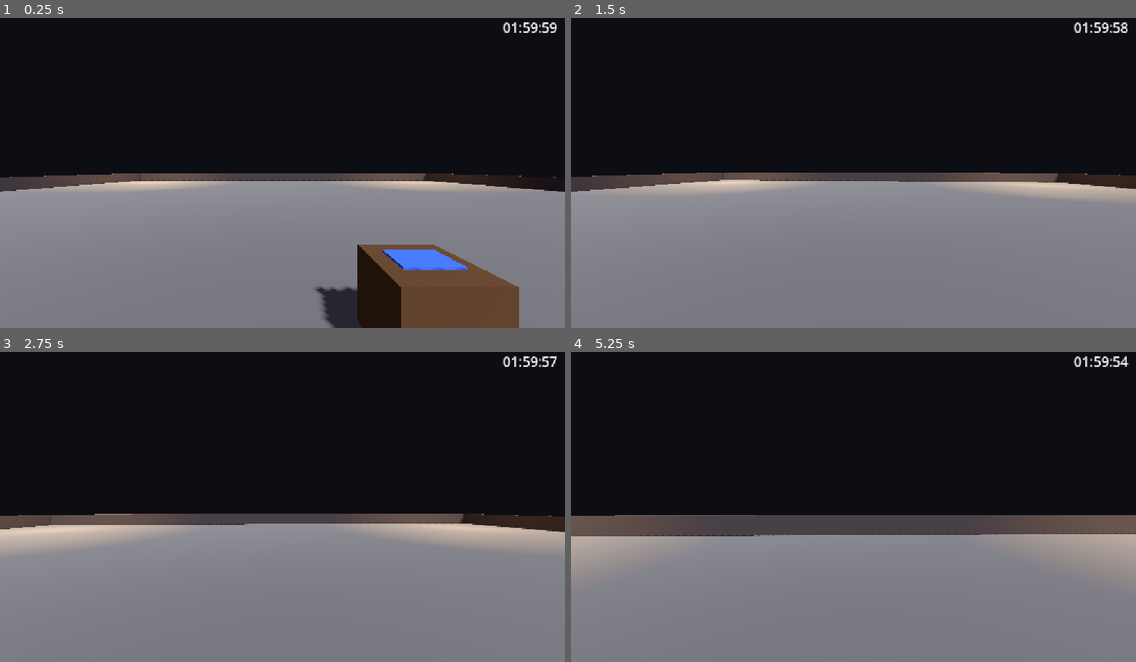
Above: before the commit, frames 1-4 (two rows, left to right).
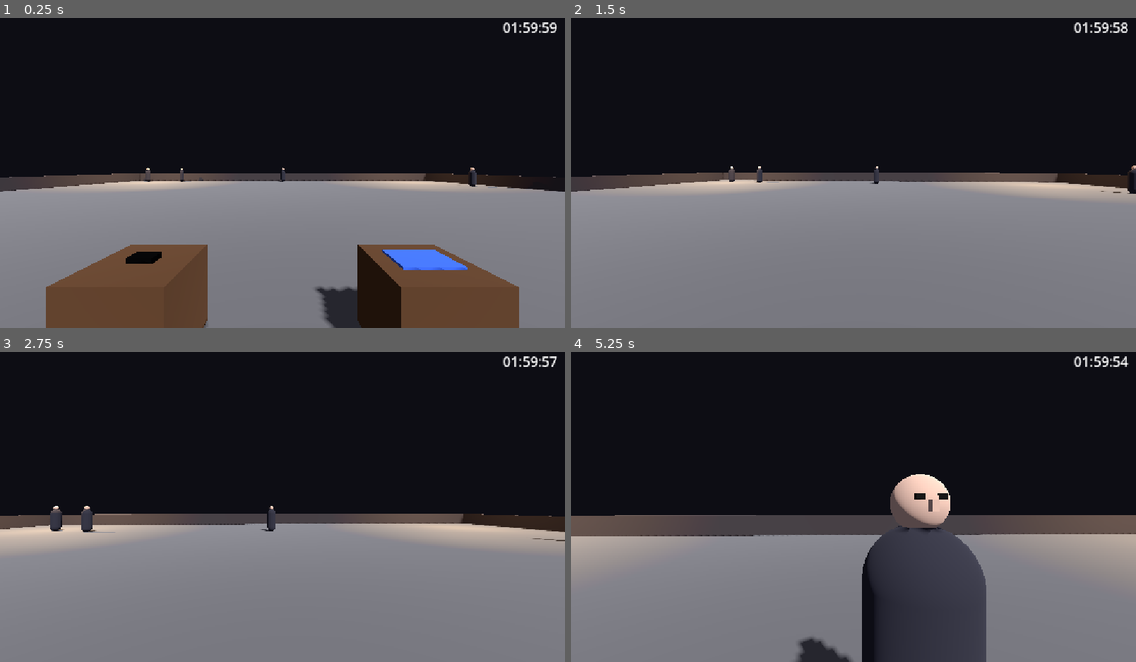
Above: after the commit, the same moments.

Repository: shuhei0916/all-about-time
Game: Godot game, scene res://src/main.tscn
The game is run twice, just before and just after one commit, with the same random seed, the same clock (stepped at 60 frames per second) and the same inputs.
Inputs (mouse positions are in pixels of both pictures, inside the frame that each line leads up to):
- Up to frame 1 (0.25 s): no input
- Up to frame 2 (1.5 s): tap Enter at 0.5 s; move the mouse to (881, 166) at 0.52 s; hold E (interact) 0.53-1.28 s; hold W (move_forward) from 0.53 s (still down); click (881, 166) at 0.67 s; move the mouse to (825, 169) at 1.27 s; click (825, 169) at 1.35 s
- Up to frame 3 (2.75 s): keep holding W (move_forward); move the mouse to (293, 497) at 2.02 s; hold Shift from 2.03 s (still down)
- Up to frame 4 (5.25 s): keep holding W (move_forward); move the mouse to (847, 507) at 2.77 s; release Shift at 2.78 s; tap one key every 0.75 s from 2.85 s: Alt Ctrl 1 9; click (847, 507) at 2.92 s; move the mouse to (893, 507) at 3.52 s; move the mouse to (808, 500) at 4.27 s; move the mouse to (859, 503) at 5.02 s; click (859, 503) at 5.17 s

The runs differ from the first frame. In frame 1, 6.8% of the frame differs, in the area x 8-91%, y 48-100%; in frame 2, 0.2%; in frame 3, 0.4%; in frame 4, 10%, in the area x 39-74%, y 39-100%.

Commit message:
空き地に人々が行き交うようにし、開始位置の近くに目立つ拳銃を置いた
仮の人型は、どこを見ているか分かるよう頭に目と鼻を付けた。

Co-Authored-By: Claude Opus 5.5 <noreply@anthropic.com>

Diff:
--- a/src/main.tscn
+++ b/src/main.tscn
@@ -9,6 +9,8 @@
 [ext_resource type="PackedScene" path="res://src/world/shop.tscn" id="7_shop"]
 [ext_resource type="Script" path="res://src/ui/pause_menu.gd" id="8_pause_menu"]
 [ext_resource type="Script" path="res://src/world/blueprint_pickup.gd" id="9_blueprint_pickup"]
+[ext_resource type="Script" path="res://src/npc/crowd.gd" id="10_crowd"]
+[ext_resource type="PackedScene" path="res://src/npc/npc.tscn" id="11_npc"]
 
 [sub_resource type="Environment" id="env"]
 background_mode = 1
@@ -74,14 +76,26 @@
 [sub_resource type="BoxMesh" id="mesh_blueprint"]
 size = Vector3(0.5, 0.02, 0.35)
 
-[node name="Game" type="Node3D" unique_id=125477149 node_paths=PackedStringArray("bed", "door", "hud", "pause_menu", "player", "pickups")]
+[sub_resource type="StandardMaterial3D" id="mat_pistol"]
+albedo_color = Color(0.08, 0.08, 0.09, 1)
+metallic = 0.6
+roughness = 0.4
+
+[sub_resource type="BoxShape3D" id="shape_pistol"]
+size = Vector3(0.4, 0.2, 0.3)
+
+[sub_resource type="BoxMesh" id="mesh_pistol"]
+size = Vector3(0.22, 0.05, 0.14)
+
+[node name="Game" type="Node3D" unique_id=125477149 node_paths=PackedStringArray("bed", "door", "hud", "pause_menu", "player", "crowd", "pickups")]
 script = ExtResource("1_game")
 bed = NodePath("Prison/Bed")
 door = NodePath("Prison/Door")
 hud = NodePath("Hud")
 pause_menu = NodePath("PauseMenu")
 player = NodePath("Player")
-pickups = [NodePath("Yard/Cigarette"), NodePath("Yard/Rope"), NodePath("Lot/Blueprint")]
+crowd = NodePath("Lot/Crowd")
+pickups = [NodePath("Yard/Cigarette"), NodePath("Yard/Rope"), NodePath("Lot/Blueprint"), NodePath("Lot/Pistol")]
 later_spawn_position = Vector3(60, 0.1, 9)
 skip_tutorial = true
 
@@ -271,6 +285,33 @@
 mesh = SubResource("mesh_blueprint")
 surface_material_override/0 = SubResource("mat_blueprint")
 
+[node name="Crate2" type="CSGBox3D" parent="Lot"]
+transform = Transform3D(1, 0, 0, 0, 1, 0, 0, 0, 1, 58.8, 0.4, 7.2)
+use_collision = true
+size = Vector3(0.8, 0.8, 0.8)
+material = SubResource("mat_table")
+
+[node name="Pistol" type="StaticBody3D" parent="Lot"]
+transform = Transform3D(1, 0, 0, 0, 1, 0, 0, 0, 1, 58.8, 0.83, 7.2)
+script = ExtResource("6_pickup")
+item_name = "拳銃"
+lethal = true
+conspicuousness = 1.0
+
+[node name="CollisionShape3D" type="CollisionShape3D" parent="Lot/Pistol"]
+shape = SubResource("shape_pistol")
+
+[node name="MeshInstance3D" type="MeshInstance3D" parent="Lot/Pistol"]
+mesh = SubResource("mesh_pistol")
+surface_material_override/0 = SubResource("mat_pistol")
+
+[node name="Crowd" type="Node3D" parent="Lot"]
+transform = Transform3D(1, 0, 0, 0, 1, 0, 0, 0, 1, 60, 0, 0)
+script = ExtResource("10_crowd")
+npc_scene = ExtResource("11_npc")
+area_size = Vector2(36, 36)
+population = 6
+
 [node name="Player" type="CharacterBody3D" parent="." unique_id=1646902574]
 transform = Transform3D(1, 0, 0, 0, 1, 0, 0, 0, 1, 0, 0.1, 1.5)
 script = ExtResource("4_player")
--- /dev/null
+++ b/src/npc/npc.tscn
@@ -0,0 +1,65 @@
+[gd_scene load_steps=10 format=3]
+
+[ext_resource type="Script" path="res://src/npc/npc.gd" id="1_npc"]
+
+[sub_resource type="CapsuleShape3D" id="shape_body"]
+radius = 0.3
+height = 1.8
+
+[sub_resource type="StandardMaterial3D" id="mat_coat"]
+albedo_color = Color(0.16, 0.16, 0.19, 1)
+
+[sub_resource type="CapsuleMesh" id="mesh_body"]
+radius = 0.28
+height = 1.5
+
+[sub_resource type="StandardMaterial3D" id="mat_skin"]
+albedo_color = Color(0.72, 0.6, 0.52, 1)
+
+[sub_resource type="SphereMesh" id="mesh_head"]
+radius = 0.14
+height = 0.28
+
+[sub_resource type="StandardMaterial3D" id="mat_eye"]
+albedo_color = Color(0.03, 0.03, 0.03, 1)
+
+[sub_resource type="BoxMesh" id="mesh_eye"]
+size = Vector3(0.04, 0.025, 0.02)
+
+[sub_resource type="BoxMesh" id="mesh_nose"]
+size = Vector3(0.03, 0.05, 0.05)
+
+[node name="Npc" type="CharacterBody3D" node_paths=PackedStringArray("head")]
+script = ExtResource("1_npc")
+head = NodePath("Head")
+
+[node name="CollisionShape3D" type="CollisionShape3D" parent="."]
+transform = Transform3D(1, 0, 0, 0, 1, 0, 0, 0, 1, 0, 0.9, 0)
+shape = SubResource("shape_body")
+
+[node name="Body" type="MeshInstance3D" parent="."]
+transform = Transform3D(1, 0, 0, 0, 1, 0, 0, 0, 1, 0, 0.75, 0)
+mesh = SubResource("mesh_body")
+surface_material_override/0 = SubResource("mat_coat")
+
+[node name="Head" type="Node3D" parent="."]
+transform = Transform3D(1, 0, 0, 0, 1, 0, 0, 0, 1, 0, 1.6, 0)
+
+[node name="Face" type="MeshInstance3D" parent="Head"]
+mesh = SubResource("mesh_head")
+surface_material_override/0 = SubResource("mat_skin")
+
+[node name="EyeLeft" type="MeshInstance3D" parent="Head"]
+transform = Transform3D(1, 0, 0, 0, 1, 0, 0, 0, 1, -0.05, 0.03, -0.13)
+mesh = SubResource("mesh_eye")
+surface_material_override/0 = SubResource("mat_eye")
+
+[node name="EyeRight" type="MeshInstance3D" parent="Head"]
+transform = Transform3D(1, 0, 0, 0, 1, 0, 0, 0, 1, 0.05, 0.03, -0.13)
+mesh = SubResource("mesh_eye")
+surface_material_override/0 = SubResource("mat_eye")
+
+[node name="Nose" type="MeshInstance3D" parent="Head"]
+transform = Transform3D(1, 0, 0, 0, 1, 0, 0, 0, 1, 0, -0.01, -0.15)
+mesh = SubResource("mesh_nose")
+surface_material_override/0 = SubResource("mat_skin")
--- a/test/integration/test_main_scene.gd
+++ b/test/integration/test_main_scene.gd
@@ -33,10 +33,10 @@
 	assert_eq(game.hud.objective_label.text, "死ぬ")
 
 
-func test_メインシーンにはタバコとロープと店の設計図が落ちている():
+func test_メインシーンにはタバコとロープと店の設計図と拳銃が落ちている():
 	var game := _load_game()
 	var names := game.pickups.map(func(p: ItemPickup) -> String: return p.item_name)
-	assert_eq(names, ["タバコ", "ロープ", "店の設計図"])
+	assert_eq(names, ["タバコ", "ロープ", "店の設計図", "拳銃"])
 
 
 func test_ロープは死に至る道具():
@@ -135,3 +135,27 @@
 	var blueprint: ItemPickup = game.pickups[2]
 	assert_lt(game.player.global_position.distance_to(blueprint.global_position), 5.0)
 	assert_null(game.cycle.life.sentence)
+
+
+func test_拳銃は目立ち_使うと死に至る():
+	var game := _load_game()
+	var pistol: ItemPickup = game.pickups[3]
+	assert_eq(pistol.conspicuousness, 1.0)
+	assert_true(pistol.lethal)
+
+
+func test_拳銃は2世代目の開始位置のすぐ近くにある():
+	var game := _load_game()
+	assert_lt(game.pickups[3].global_position.distance_to(game.later_spawn_position), 5.0)
+
+
+func test_空き地には人々が歩いている():
+	var game := _load_game(true)
+	assert_not_null(game.crowd)
+	assert_gt(game.crowd.npcs.size(), 0)
+	assert_lt(game.crowd.global_position.distance_to(game.later_spawn_position), 20.0)
+
+
+func test_空き地の人々は頭を持つ():
+	var game := _load_game(true)
+	assert_not_null(game.crowd.npcs[0].head)
